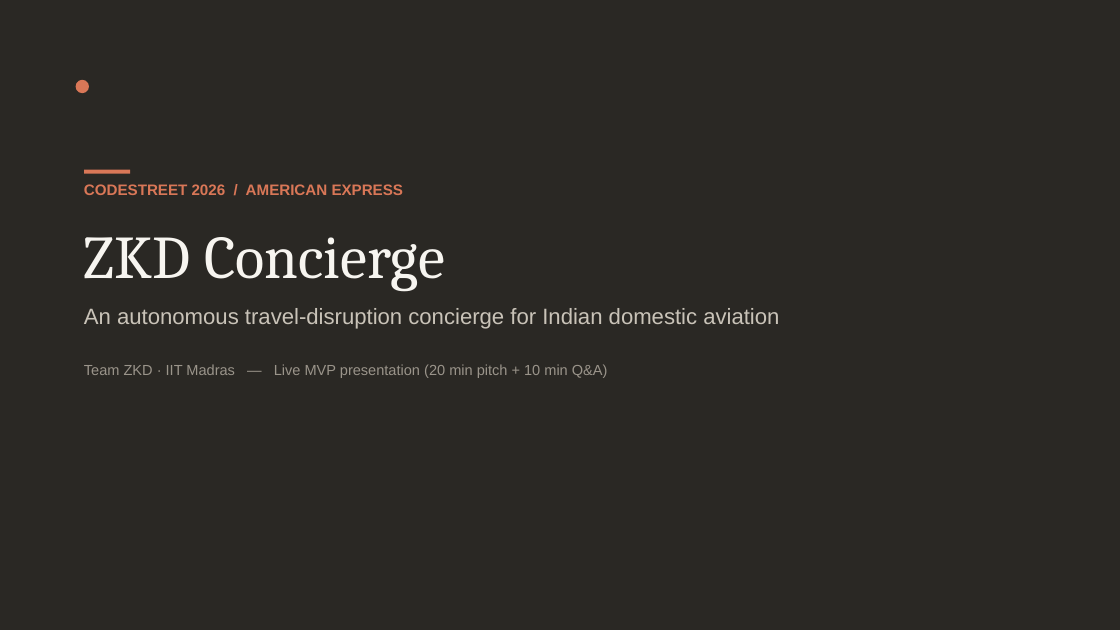
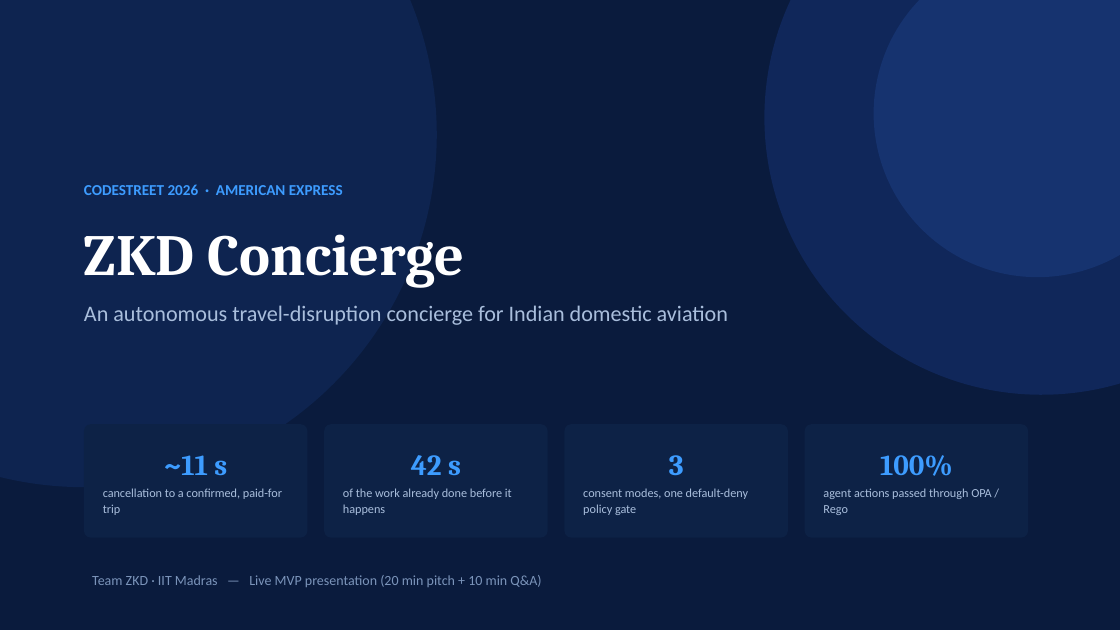
Before and after one commit to Krishna-529/amex-hackathon-2026, a slide deck: slide 1 of assets/deck/ZKD_Concierge_Codestreet_2026.pptx. Drawn at 1120x630 pixels with LibreOffice and Linux fonts; fonts in the diff are those of the drawing. Boxes give left, top, right and bottom in pixels: in the first picture for what was removed or moved away, otherwise in the second. Text is boxed around its words. In the diff, an @@ line names an element or a change of style, - is before the commit and + after.

Commit message:
Restyle pitch deck to match PPT.pptx's design system
Replace the earlier Claude-brand attempt with the team's own visual
language from assets/deck/PPT.pptx: deep navy background, electric-
blue accent (#3D9CFF), Cambria headlines over Calibri body copy, and
colored status labels (red/green/amber/purple) on flat card panels.
Content and slide structure are unchanged.

```diff
--- a/assets/deck/ZKD_Concierge_Codestreet_2026.pptx
+++ b/assets/deck/ZKD_Concierge_Codestreet_2026.pptx
@@ background #FFFFFF to #0A1B3D @@
@@ rectangle removed at [0,0,1120,630] @@
@@ rounded rectangle added at [0,0,503,553], fill #0E2450 @@
@@ rounded rectangle added at [729,0,1120,431], fill #10275A @@
@@ rounded rectangle added at [828,0,1120,323], fill #16336F @@
@@ ellipse removed at [76,80,89,93] @@
@@ rectangle removed at [84,170,130,174] @@
@@ text at [84,184,343,195]: text changed; font Arial to Calibri; text colour #D97757 to #3D9CFF @@
-CODESTREET 2026 / AMERICAN EXPRESS
+CODESTREET 2026 · AMERICAN EXPRESS
@@ text at [84,234,728,325]: size 52 to 50 pt, text colour #F7F5F0 to #FFFFFF, bold on in "ZKD Concierge"; font Arial to Calibri, text colour #C9C3B8 to #A9BEDC in "An autonomous travel-disruption concierge for Indian domesti ..."; less space between paragraphs @@
@@ text at [84,364,608,378]: paragraph removed @@
-Team ZKD · IIT Madras — Live MVP presentation (20 min pitch + 10 min Q&A)
@@ rounded rectangle added at [84,424,308,538], fill #0D2246, 10.5 pt, text #A9BEDC @@
+~11 s
+cancellation to a confirmed, paid-for trip
@@ rounded rectangle added at [324,424,548,538], fill #0D2246, 10.5 pt, text #A9BEDC @@
+42 s
+of the work already done before it happens
@@ rounded rectangle added at [565,424,788,538], fill #0D2246, 10.5 pt, text #A9BEDC @@
+3
+consent modes, one default-deny policy gate
@@ rounded rectangle added at [805,424,1028,538], fill #0D2246, 10.5 pt, text #A9BEDC @@
+100%
+agent actions passed through OPA / Rego
@@ text added at [92,575,541,587], 12 pt, text #7B94BA @@
+Team ZKD · IIT Madras — Live MVP presentation (20 min pitch + 10 min Q&A)
```
Also in this commit, not shown: 9 other slides changed, 1 other file.
